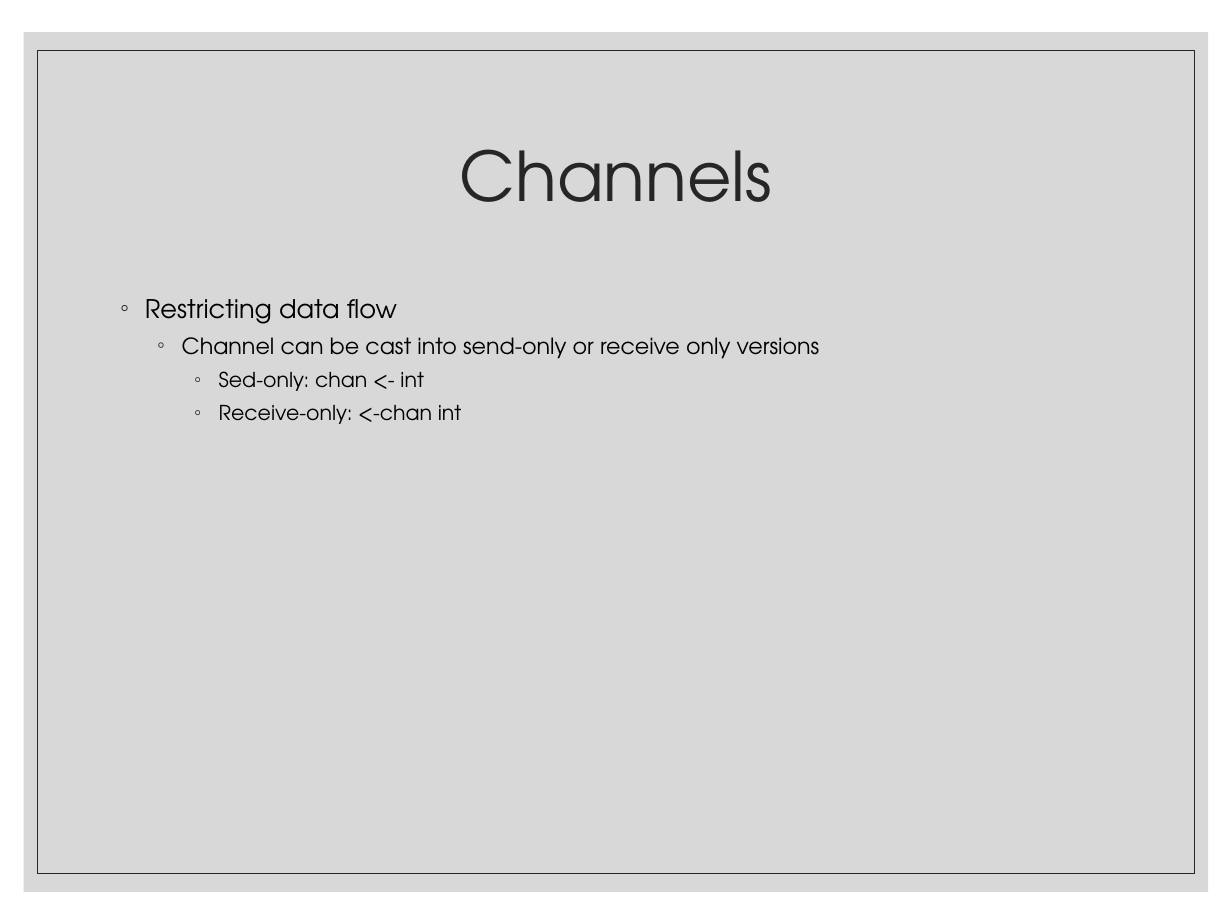
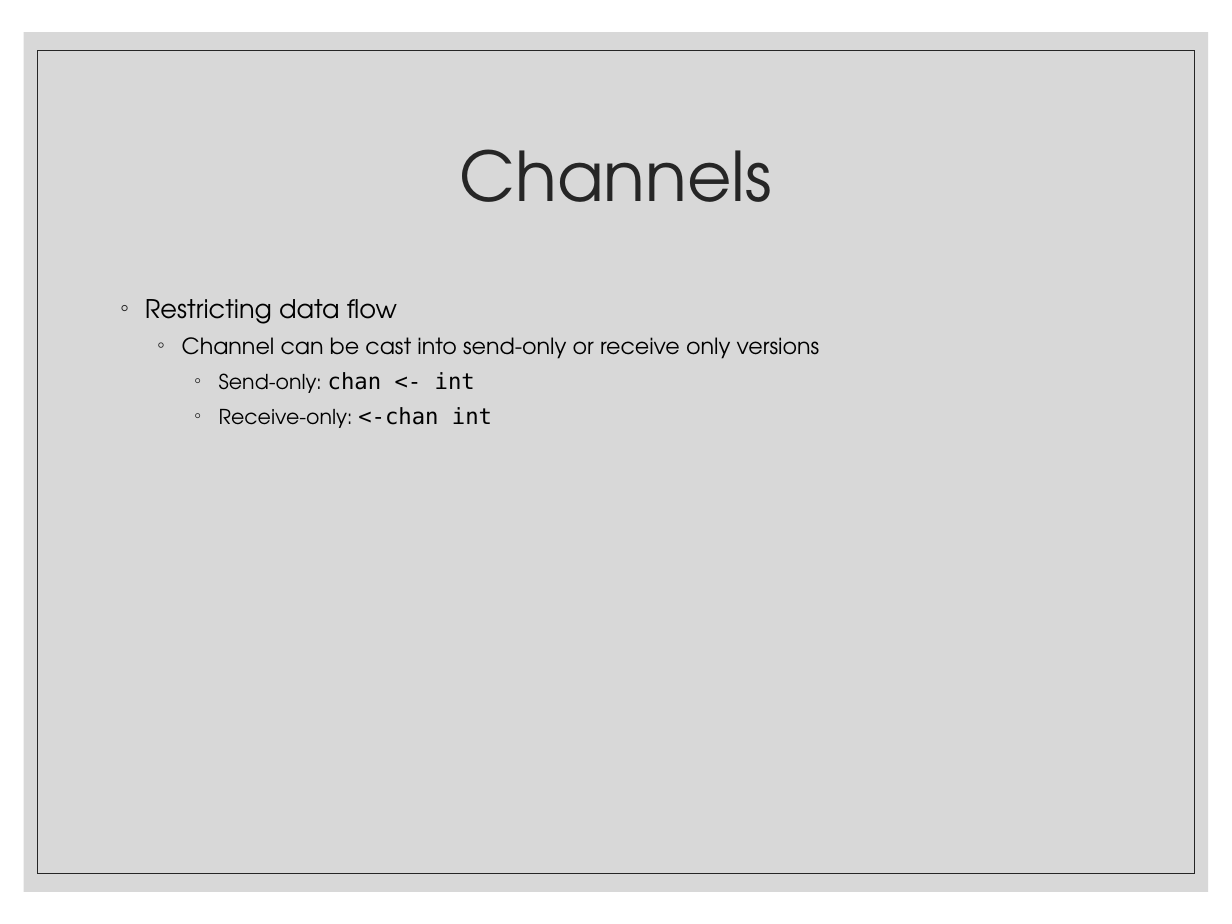
Before and after one commit to mostafa8026/ComputerProgramming-Basics, a slide deck: slide 23 of 10 - Golang 4.pptx. Drawn at 1232x924 pixels with LibreOffice and Linux fonts; fonts in the diff are those of the drawing. Boxes give left, top, right and bottom in pixels: in the first picture for what was removed or moved away, otherwise in the second. Text is boxed around its words. In the diff, an @@ line names an element or a change of style, - is before the commit and + after.

```diff
--- a/10 - Golang 4.pptx
+++ b/10 - Golang 4.pptx
@@ text at bbox=[219, 372, 475, 393]: text changed @@
-    ◦ Sed-only: chan <- int
+    ◦ Send-only: chan <- int
@@ text at bbox=[219, 407, 492, 428]: size 12 to 13 pt, font TeX Gyre Adventor to DejaVu Sans Mono in "<-chan int" @@
```
Also in this commit, not shown: 4 other slides changed.
